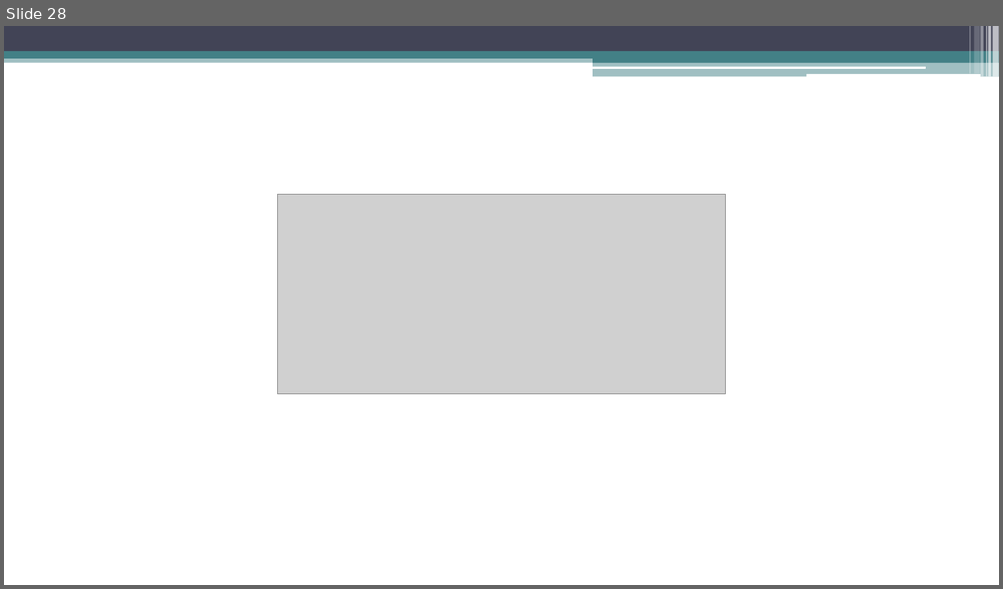
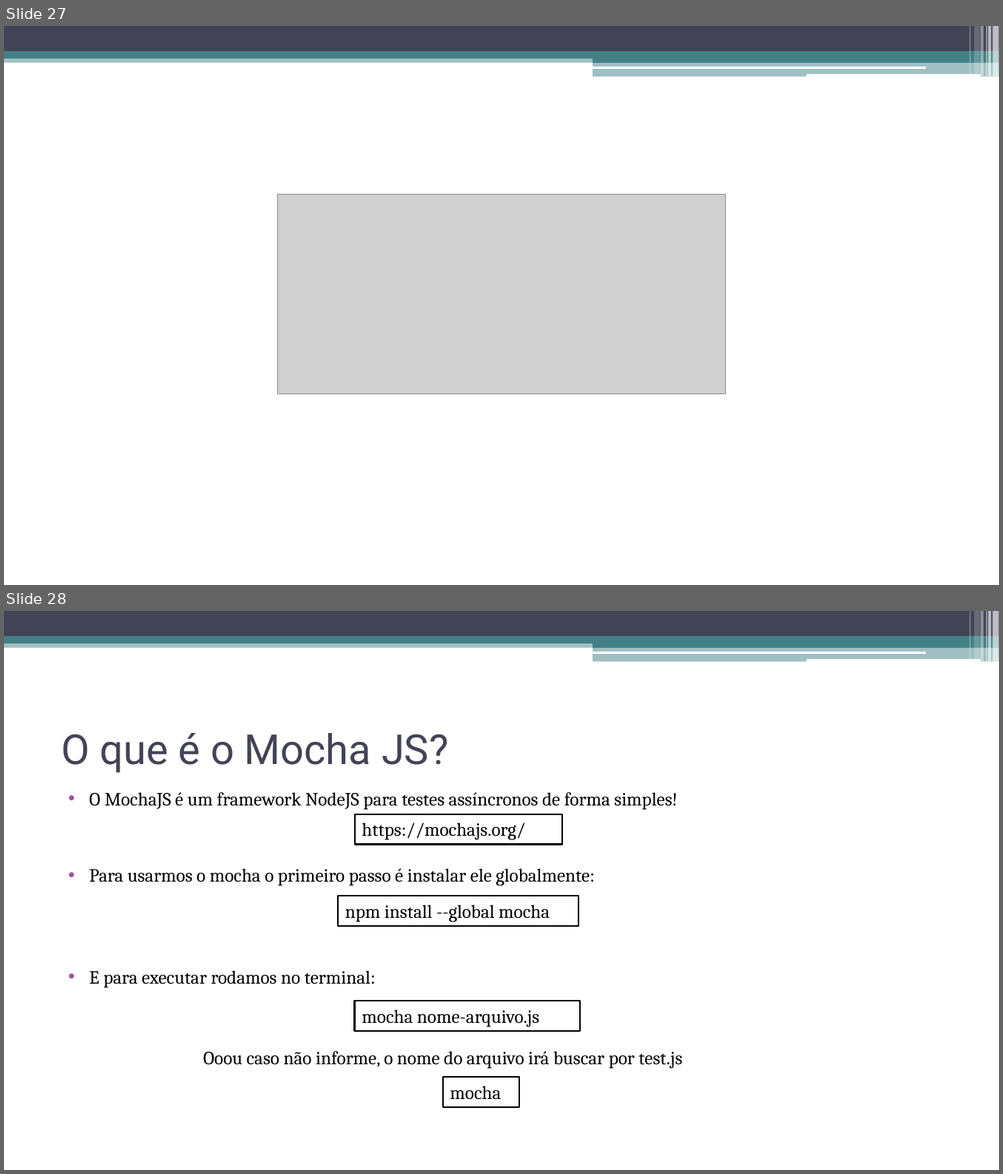
Before and after one commit to CarlosWGama/js-selenium, a slide deck: Teste - Selenium e Mocha.pptx. Shown one above the other, each under a label of ours: slide 28 before the commit, slides 27 and 28 after it. The pictures are 1003x589 and 1003x1174 pixels, drawn with LibreOffice and Linux fonts; fonts in the diff are those of the drawing; grey boxes stand for pictures. Boxes give left, top, right and bottom in pixels: in the first picture for what was removed or moved away, otherwise in the second. Text is boxed around its words. In the diff, an @@ line names an element or a change of style, - is before the commit and + after.

```diff
--- a/Teste - Selenium e Mocha.pptx
+++ b/Teste - Selenium e Mocha.pptx
@@ slide 28 added at (x1=4, y1=611, x2=999, y2=1170), background #FFFFFF; not listed: 13 template elements that a slide beside it also shows @@
@@ title added at (x1=61, y1=733, x2=448, y2=773), 40 pt, text #424456 @@
+O que é o Mocha JS?
@@ text added at (x1=89, y1=792, x2=677, y2=988), 18 pt, text #000000 @@
+• O MochaJS é um framework NodeJS para testes assíncronos de forma simples!
+• Para usarmos o mocha o primeiro passo é instalar ele globalmente:
+• E para executar rodamos no terminal:
@@ rectangle added at (x1=355, y1=815, x2=562, y2=845), fill #FFFFFF, outline #000000 1.5 pt, 18 pt, text #000000 @@
+https://mochajs.org/
@@ rectangle added at (x1=338, y1=896, x2=578, y2=925), fill #FFFFFF, outline #000000 1.5 pt, 18 pt, text #000000 @@
+npm install --global mocha
@@ rectangle added at (x1=355, y1=1001, x2=580, y2=1031), fill #FFFFFF, outline #000000 1.5 pt, 18 pt, text #000000 @@
+mocha nome-arquivo.js
@@ text added at (x1=203, y1=1051, x2=682, y2=1069), 18 pt, text #000000 @@
+Ooou caso não informe, o nome do arquivo irá buscar por test.js
@@ rectangle added at (x1=443, y1=1077, x2=519, y2=1107), fill #FFFFFF, outline #000000 1.5 pt, 18 pt, text #000000 @@
+mocha
@@ what was slide 28 is now slide 27 @@
```
Also in this commit, not shown: 1 slide changed, 5 other slides added, 1 slide removed, 4 other files.
